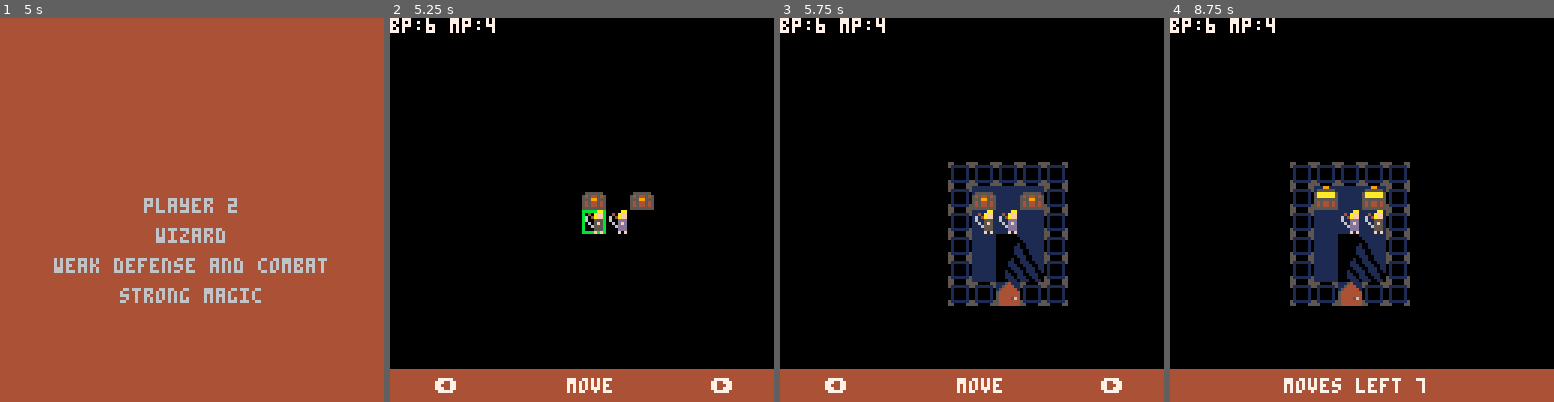
Above: before the commit, frames 1-4 (left to right).
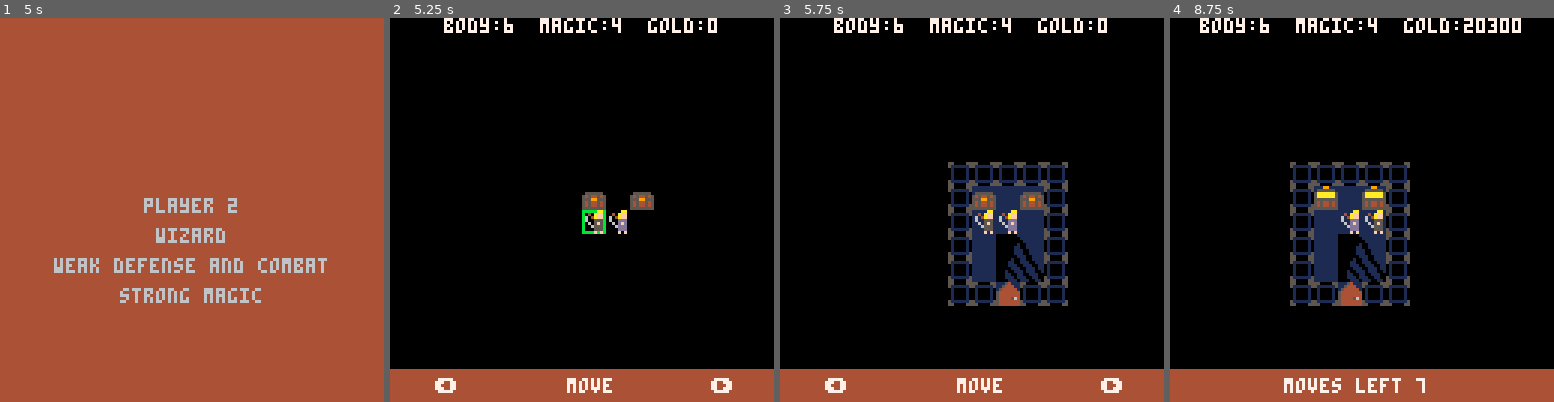
Above: after the commit, the same moments.

Repository: rad-corps/HQuest
Game: PICO-8 cartridge hq.p8
The game is run twice, just before and just after one commit, with the same random seed, the same clock (stepped at 60 frames per second) and the same inputs.
Inputs:
- Up to frame 1 (5 s): tap X (X key) at 0.33, 1.07, 1.85, 2.97, 4.08 s; tap O (Z key) at 0.7, 1.7, 2.1, 2.5, 2.9, 3.3, 3.7, 4.1, 4.5, 4.9 s; hold Right 1.6-2.1 s; hold Up 2.15-2.42 s; hold Right 2.47-3.03 s; hold Left 3.08-3.58 s; hold Down 3.63-3.97 s; hold Right 4.02-4.68 s; hold Up from 4.73 s (still down)
- Up to frame 2 (5.25 s): release Up at 5.03 s; hold Left from 5.08 s (still down); tap X (X key) at 5.2 s
- Up to frame 3 (5.75 s): tap O (Z key) at 5.3, 5.7 s; release Left at 5.68 s; hold Down from 5.73 s (still down)
- Up to frame 4 (8.75 s): release Down at 6.03 s; hold Right 6.08-6.58 s; tap O (Z key) every 0.4 s from 6.1 to 8.5 s; tap X (X key) at 6.32, 7.43, 8.55 s; hold Right 6.63-7.13 s; hold Up 7.18-7.45 s; hold Right 7.5-8.07 s; hold Left 8.12-8.62 s; hold Down from 8.67 s (still down)

Frame 1 is identical in both runs. In frame 2, 1.2% of the frame differs, in the area x 0-86%, y 0-4%; in frame 3, 1.2%; in frame 4, 1.4%, in the area x 0-92%, y 0-4%.

Commit message:
show body, magic and gold

Diff:
--- a/hq.p8
+++ b/hq.p8
@@ -372,12 +372,12 @@
 		printh("error in draw_active_actor_stats - actor_index" .. actor_index .. " is nil actor")
 		do return end
 	end
-	local a_str = "bp:" .. a.bp
+	local a_str = "body:" .. a.bp
 	if a.human != nil then
-		a_str = a_str .. " mp:" .. a.mp
+		a_str = a_str .. "  magic:" .. a.mp .. "  gold:" .. gold
 	end
 	camera()
-	print(a_str, 0, 0, 7)
+	print(a_str, 64 - #a_str*2,0, 7)
 	restore_camera()
 end
 
